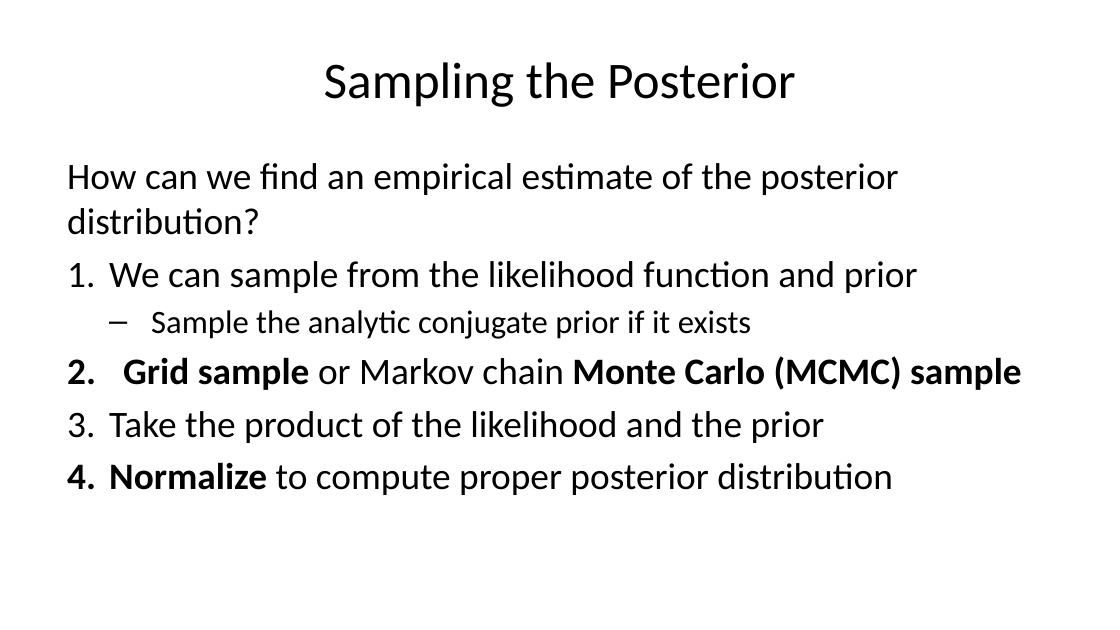
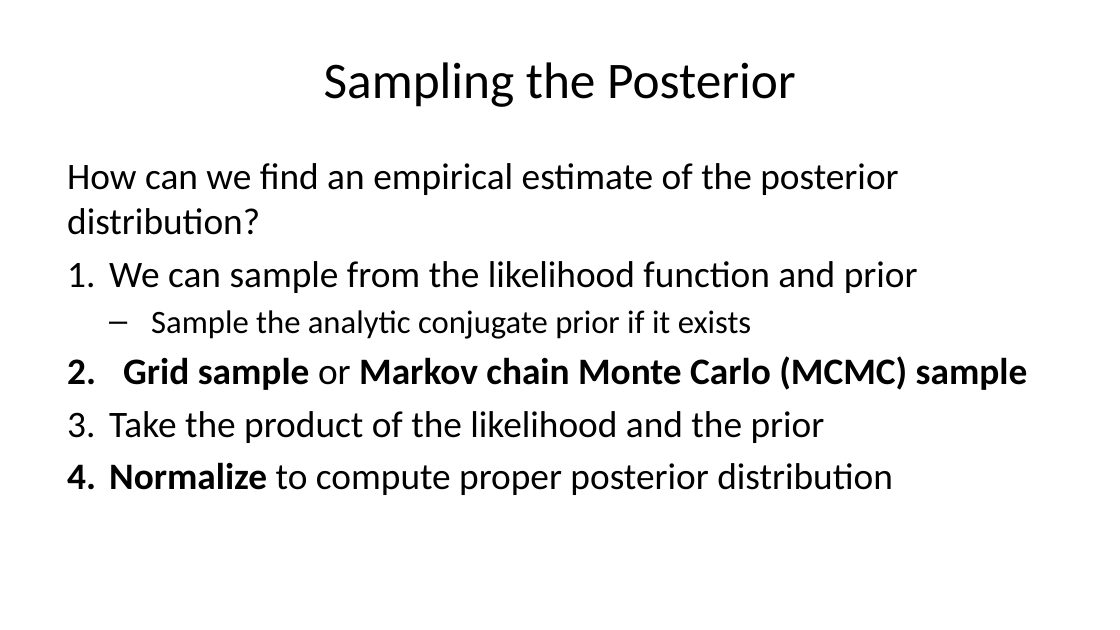
Before and after one commit to StephenElston/CSCI-E-83, a slide deck: slide 53 of LectureSlides/07_IntroductionToBayesModels.pptx. Drawn at 1120x630 pixels with LibreOffice and Linux fonts; fonts in the diff are those of the drawing. Boxes give left, top, right and bottom in pixels: in the first picture for what was removed or moved away, otherwise in the second. Text is boxed around its words. In the diff, an @@ line names an element or a change of style, - is before the commit and + after.

Commit message:
Typo correction from lecture

```diff
--- a/LectureSlides/07_IntroductionToBayesModels.pptx
+++ b/LectureSlides/07_IntroductionToBayesModels.pptx
@@ text at (123,356,1028,390): bold on in "Markov chain" @@
```
